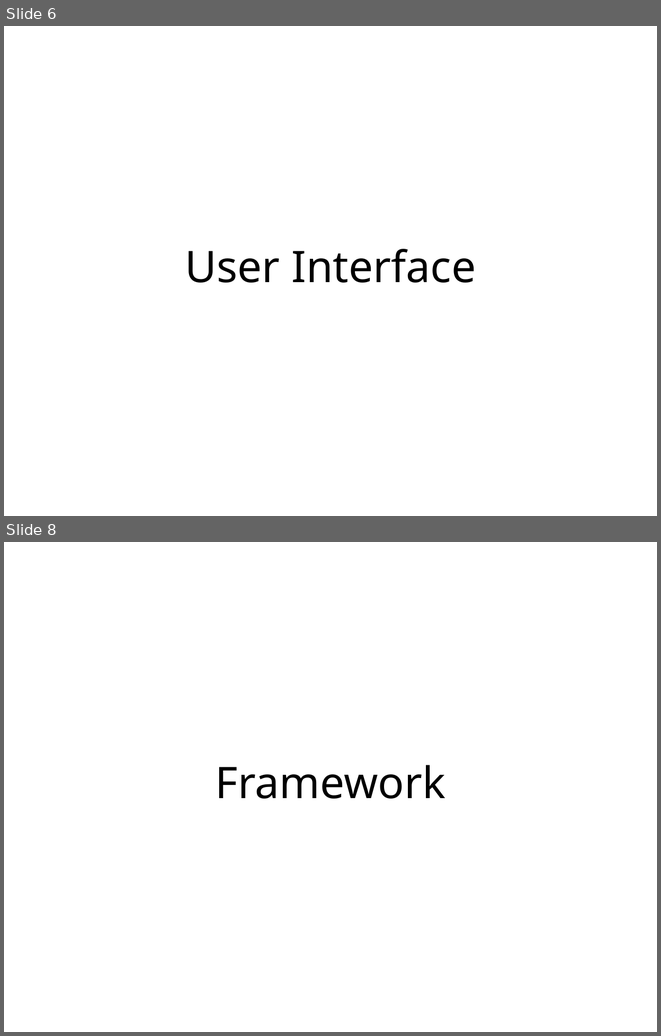
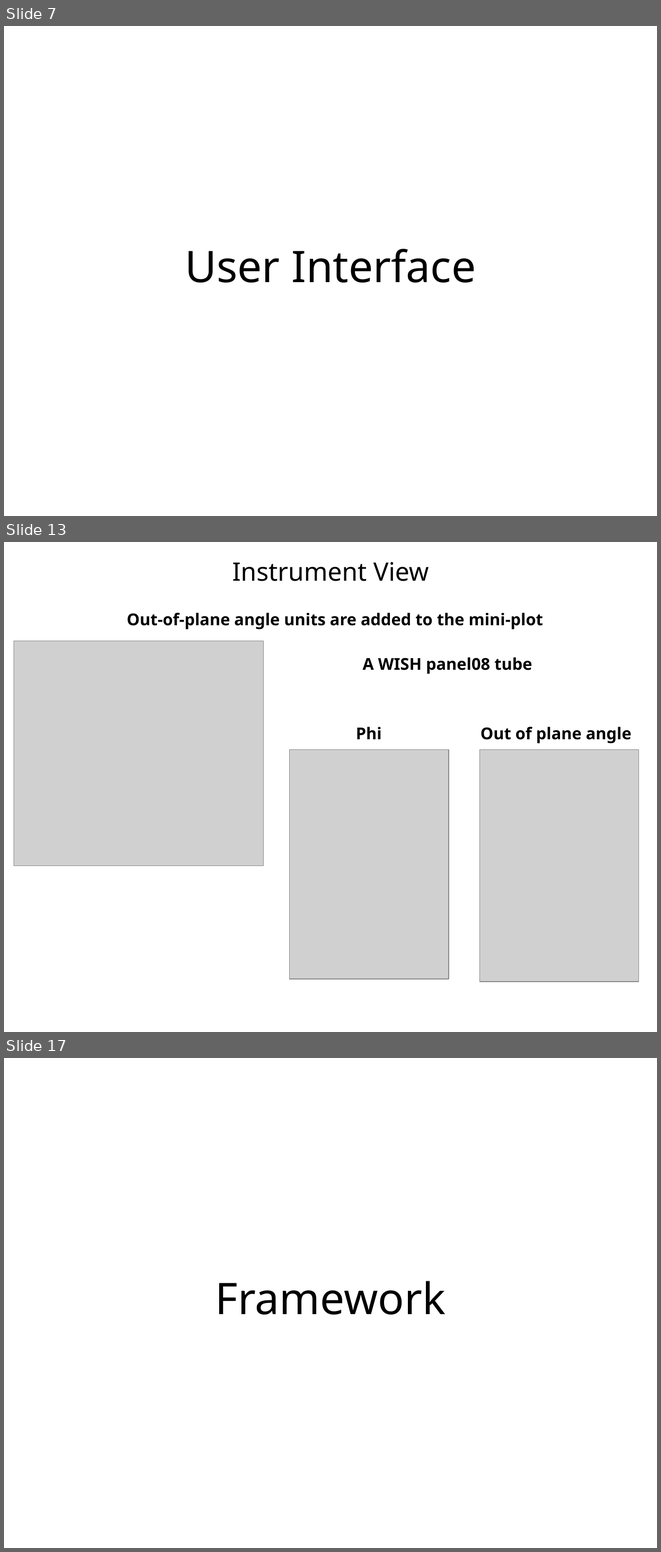
Before and after one commit to mantidproject/documents, a slide deck: Presentations/Release Presentations/3.1/Release 3.1 Presentation.pptx. Shown one above the other, each under a label of ours: slides 6 and 8 before the commit, slides 7, 13 and 17 after it; the slides between them are not shown. The pictures are 661x1036 and 661x1552 pixels, drawn with LibreOffice and Linux fonts; fonts in the diff are those of the drawing; grey boxes stand for pictures; background and template pictures are left out. Boxes give left, top, right and bottom in pixels: in the first picture for what was removed or moved away, otherwise in the second. Text is boxed around its words. In the diff, an @@ line names an element or a change of style, - is before the commit and + after.

```diff
--- a/Presentations/Release Presentations/3.1/Release 3.1 Presentation.pptx
+++ b/Presentations/Release Presentations/3.1/Release 3.1 Presentation.pptx
@@ slide 13 added at [4, 542, 657, 1032], background #FFFFFF @@
@@ title added at [232, 562, 429, 581], 28 pt, text #000000 @@
+Instrument View
@@ text added at [127, 612, 543, 629], 18 pt, text #000000, bold @@
+Out-of-plane angle units are added to the mini-plot
@@ picture added at [14, 641, 263, 866] @@
@@ text added at [363, 657, 532, 674], 18 pt, text #000000, bold @@
+A WISH panel08 tube
@@ text added at [356, 726, 382, 739], 18 pt, text #000000, bold @@
+Phi
@@ text added at [480, 726, 632, 743], 18 pt, text #000000, bold @@
+Out of plane angle
@@ picture added at [289, 750, 449, 979] @@
@@ picture added at [479, 750, 639, 981] @@
@@ what was slide 6 is now slide 7 @@
@@ what was slide 8 is now slide 17 @@
```
Also in this commit, not shown: 6 slides changed, 32 other slides added, 8 slides removed, 12 other files.
